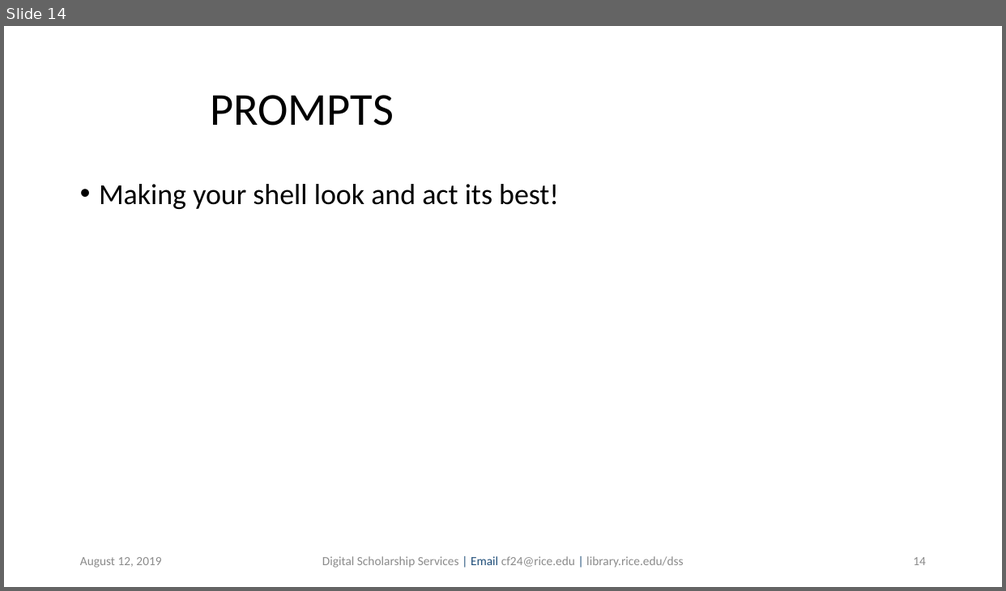
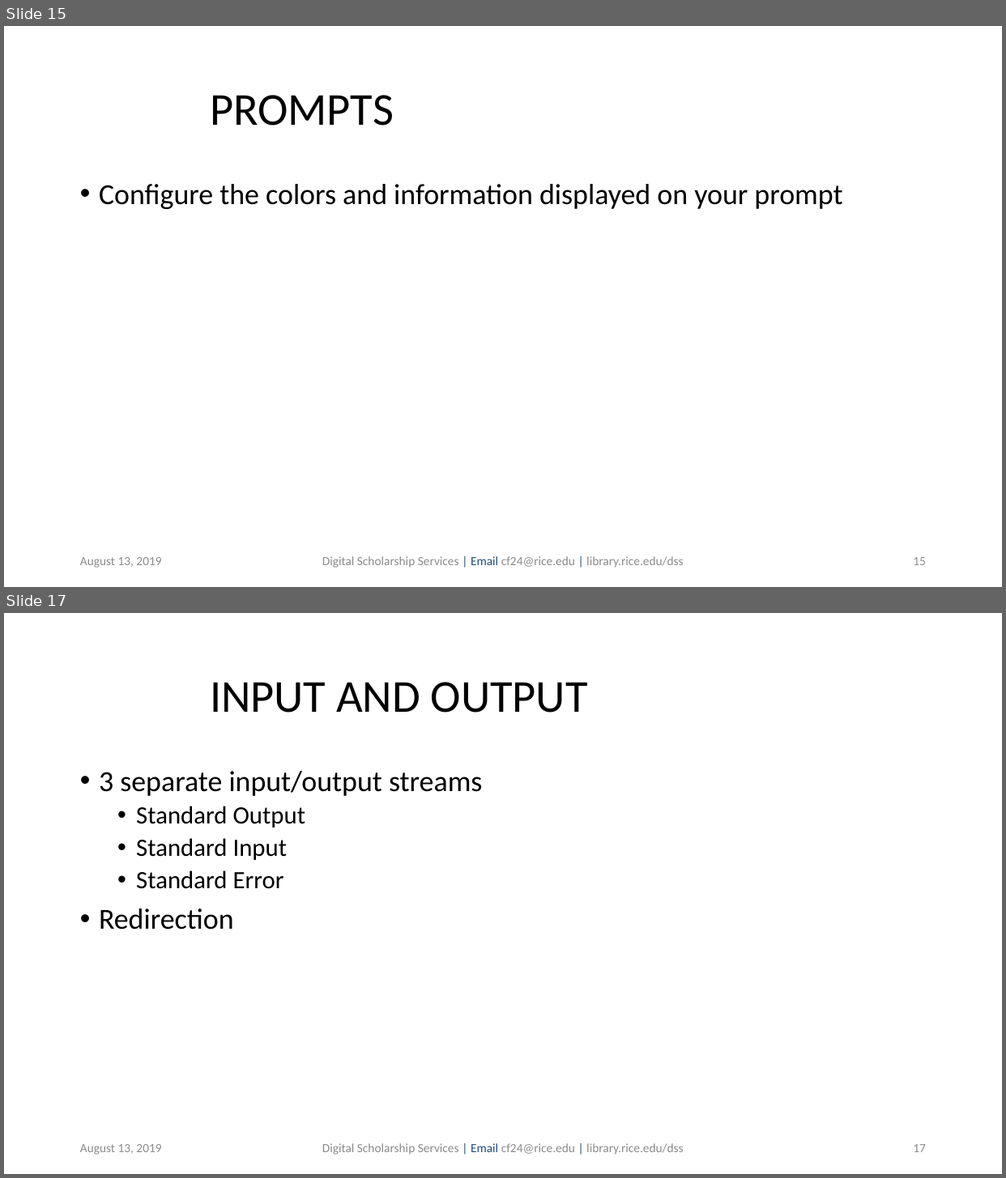
Before and after one commit to bakitybacon/rice-data-and-donuts, a slide deck: bash/Introduction to Bash.pptx. Shown one above the other, each under a label of ours: slide 14 before the commit, slides 15 and 17 after it; the slides between them are not shown. The pictures are 1006x591 and 1006x1178 pixels, drawn with LibreOffice and Linux fonts; fonts in the diff are those of the drawing; background and template pictures are left out. Boxes give left, top, right and bottom in pixels: in the first picture for what was removed or moved away, otherwise in the second. Text is boxed around its words. In the diff, an @@ line names an element or a change of style, - is before the commit and + after.

```diff
--- a/bash/Introduction to Bash.pptx
+++ b/bash/Introduction to Bash.pptx
@@ slide 17 added at (4, 613, 1002, 1174), background #FFFFFF @@
@@ title added at (210, 682, 588, 713), 44 pt, text #000000 @@
+INPUT AND OUTPUT
@@ text added at (99, 771, 483, 930), 24 pt, text #000000 @@
+• 3 separate input/output streams
+  • Standard Output
+  • Standard Input
+  • Standard Error
+• Redirection
@@ text added at (80, 1144, 161, 1155), 12 pt, text #8C8C8C @@
+August 13, 2019
@@ text added at (322, 1144, 683, 1155), 12 pt, text #8C8C8C @@
+Digital Scholarship Services | Email cf24@rice.edu | library.rice.edu/dss
@@ page number added at (913, 1144, 926, 1152), 12 pt, text #8C8C8C @@
+17
@@ what was slide 14 is now slide 15 @@
@@ slide 15 changed as well @@
@@ text at (99, 184, 842, 209): text changed @@
-• Making your shell look and act its best!
+• Configure the colors and information displayed on your prompt
@@ text at (80, 557, 161, 568): text changed @@
-August 12, 2019
+August 13, 2019
@@ page number at (913, 557, 926, 565): text changed @@
-14
+15
```
Also in this commit, not shown: 13 other slides changed, 14 other slides added.
